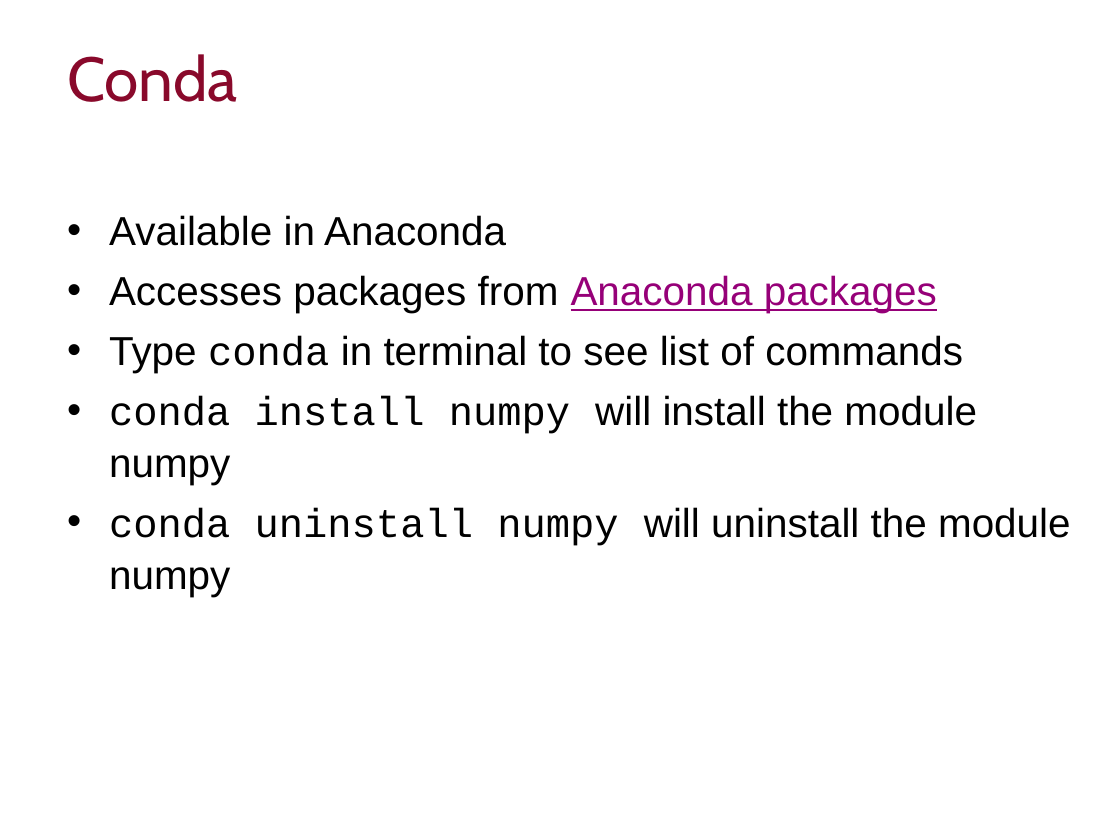
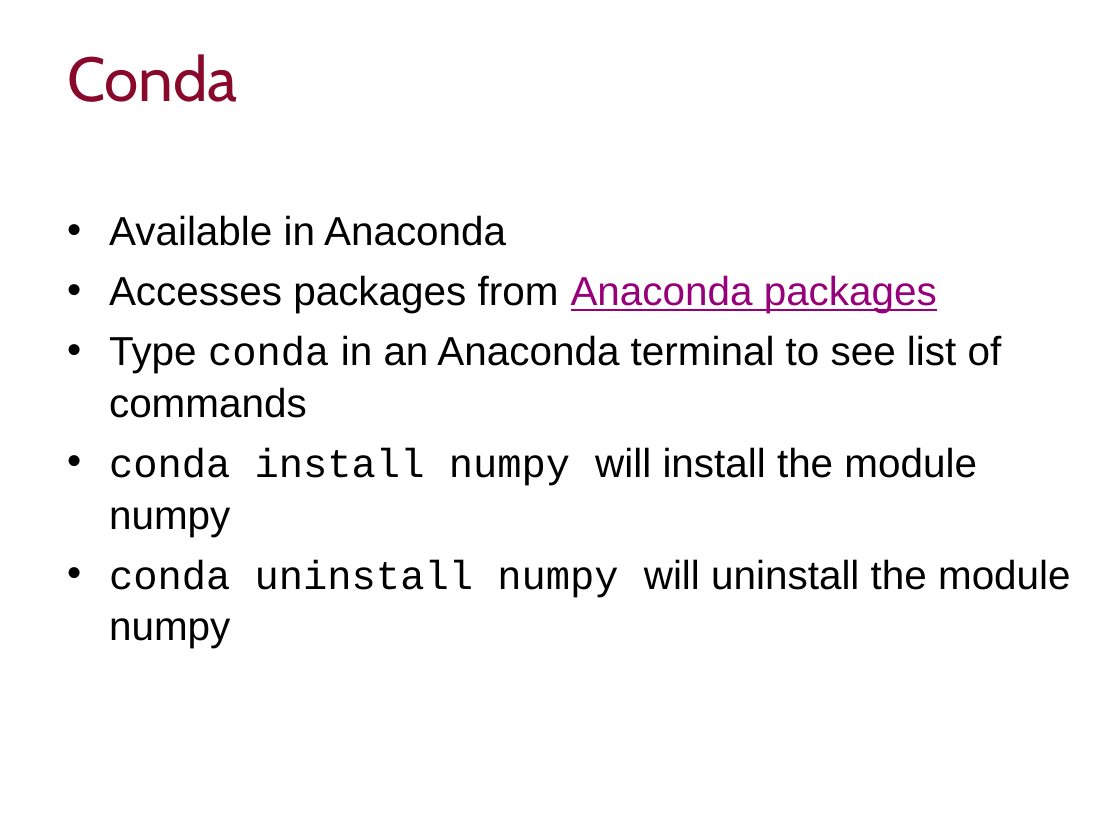
Before and after one commit to ImperialCollegeLondon/RCDS-managing-and-running-python-effectively, a slide deck: slide 15 of Managing and Running Python Effectively.pptx. Drawn at 1120x840 pixels with LibreOffice and Linux fonts; fonts in the diff are those of the drawing; background and template pictures are left out. Boxes give left, top, right and bottom in pixels: in the first picture for what was removed or moved away, otherwise in the second. Text is boxed around its words. In the diff, an @@ line names an element or a change of style, - is before the commit and + after.

```diff
--- a/Managing and Running Python Effectively.pptx
+++ b/Managing and Running Python Effectively.pptx
@@ text at (x1=109, y1=335, x2=1002, y2=418): text changed @@
-• Type conda in terminal to see list of commands
+• Type conda in an Anaconda terminal to see list of commands
```
Also in this commit, not shown: 3 other slides changed.
